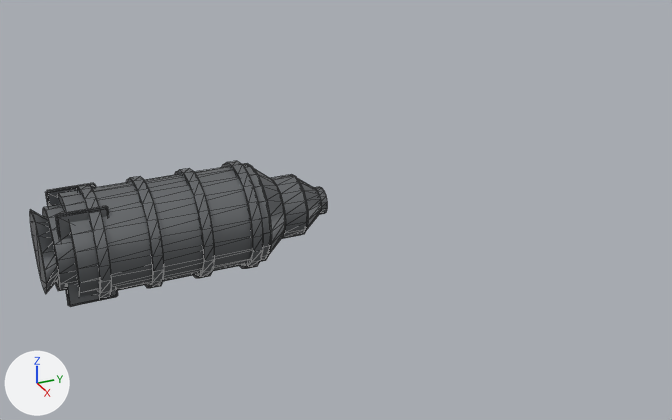
One commit to the glTF model prototype/assets/models/parts/bb_penetrator.glb: the scene before it, then after it.
Camera for both pictures: a 50 mm lens placed at (1.591, -0.149, 0.768), pointed at (0.003, 0.566, -0.026). Every picture has the same lights, and +X, +Y and +Z are marked at lower left. The picture after the commit comes second. Mesh edges are drawn as thin lines. Vertices at exactly the same position are counted once.

Names of what the first picture shows: 'bb_penetrator'.
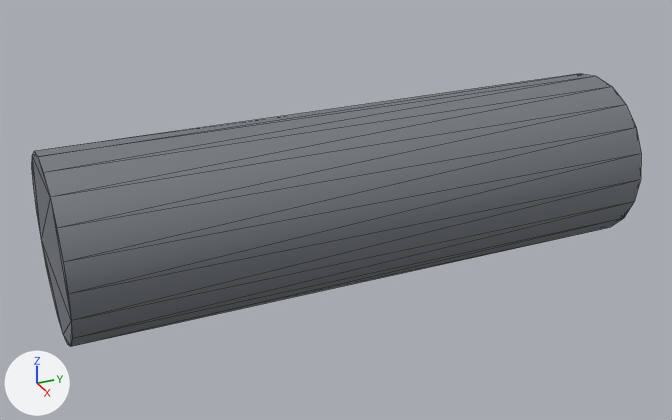
What differs and where, as boxes (x1, y1, x2, y2) in the pictures (672 x 420 px):
'bb_penetrator', recoloured, surface changed, reshaped (105% wider, 86% taller): before (30, 161, 327, 307); after (32, 74, 641, 346)
part 1 of me_bb_penetrator_mesh, added: after (32, 74, 641, 346)
part 2 of me_bb_penetrator_mesh, deleted: before (58, 163, 272, 297)
part 3 of me_bb_penetrator_mesh, deleted: before (175, 168, 214, 278)
part 4 of me_bb_penetrator_mesh, deleted: before (254, 169, 286, 254)
part 5 of me_bb_penetrator_mesh, deleted: before (222, 161, 263, 269)
part 6 of me_bb_penetrator_mesh, deleted: before (76, 184, 111, 299)
part 7 of me_bb_penetrator_mesh, deleted: before (126, 176, 164, 288)
part 8 of me_bb_penetrator_mesh, deleted: before (271, 174, 308, 239)
part 9 of me_bb_penetrator_mesh, deleted: before (297, 178, 321, 229)
part 10 of me_bb_penetrator_mesh, deleted: before (43, 204, 77, 291)
part 11 of me_bb_penetrator_mesh, deleted: before (30, 209, 58, 294)
part 12 of me_bb_penetrator_mesh, deleted: before (55, 205, 109, 240)
part 13 of me_bb_penetrator_mesh, deleted: before (46, 183, 96, 206)
part 14 of me_bb_penetrator_mesh, deleted: before (65, 283, 118, 307)
part 15 of me_bb_penetrator_mesh, deleted: before (315, 187, 327, 215)

What the commit changed:
Material 'bb_penetrator_mat' (mat_bb_penetrator_mat) changes colour from grey #797c7e to grey #81868b; in linear values from (0.19, 0.2, 0.21) to (0.22, 0.24, 0.26).
In material 'bb_penetrator_mat' (mat_bb_penetrator_mat), metallic goes from 0.62 to 0.35.
In material 'bb_penetrator_mat' (mat_bb_penetrator_mat), roughness goes from 0.44 to 0.72.
me_bb_penetrator_mesh is used by ob_bb_penetrator; location (0.0, 0.0, 0.0).
me_bb_penetrator_mesh had 536 vertices, 1012 faces and spanned x -0.106..0.106, y -0.023..0.536, z -0.106..0.106.
me_bb_penetrator_mesh now has 40 vertices, 76 faces and spans x -0.18..0.18, y 0.0..1.2, z -0.18..0.18.
me_bb_penetrator_mesh part 1: a new loose piece, a 20-sided cylinder along y spanning x -0.18..0.18, y 0.0..1.2, z -0.18..0.18, in mat_bb_penetrator_mat (grey #81868b).
me_bb_penetrator_mesh part 2: the loose piece of 40 vertices spanning x -0.098..0.098, y 0.03..0.39, z -0.098..0.098 is deleted.
me_bb_penetrator_mesh part 3: the loose piece of 40 vertices spanning x -0.106..0.106, y 0.255..0.275, z -0.106..0.106 is deleted.
me_bb_penetrator_mesh part 4: the loose piece of 40 vertices spanning x -0.098..0.098, y 0.387..0.433, z -0.098..0.098 is deleted.
me_bb_penetrator_mesh part 5: the loose piece of 40 vertices spanning x -0.106..0.106, y 0.35..0.37, z -0.106..0.106 is deleted.
me_bb_penetrator_mesh part 6: the loose piece of 40 vertices spanning x -0.106..0.106, y 0.065..0.085, z -0.106..0.106 is deleted.
me_bb_penetrator_mesh part 7: the loose piece of 40 vertices spanning x -0.106..0.106, y 0.16..0.18, z -0.106..0.106 is deleted.
me_bb_penetrator_mesh part 8: the loose piece of 36 vertices spanning x -0.061..0.061, y 0.43..0.48, z -0.062..0.062 is deleted.
me_bb_penetrator_mesh part 9: the loose piece of 36 vertices spanning x -0.061..0.061, y 0.477..0.522, z -0.062..0.062 is deleted.
me_bb_penetrator_mesh part 10: the loose piece of 36 vertices spanning x -0.077..0.077, y 0.0..0.052, z -0.078..0.078 is deleted.
me_bb_penetrator_mesh part 11: the loose piece of 32 vertices spanning x -0.078..0.078, y -0.023..0.007, z -0.078..0.078 is deleted.
me_bb_penetrator_mesh part 12: the loose piece of 32 vertices spanning x 0.051..0.063, y 0.01..0.1, z 0.022..0.092 is deleted.
me_bb_penetrator_mesh part 13: the loose piece of 32 vertices spanning x -0.063..-0.051, y 0.01..0.1, z 0.022..0.092 is deleted.
me_bb_penetrator_mesh part 14: the loose piece of 32 vertices spanning x 0.051..0.063, y 0.01..0.1, z -0.092..-0.022 is deleted.
me_bb_penetrator_mesh part 15: the loose piece of 28 vertices spanning x -0.027..0.027, y 0.516..0.536, z -0.028..0.028 is deleted.
Other edits to the shape of me_bb_penetrator_mesh do not show in these pictures.
